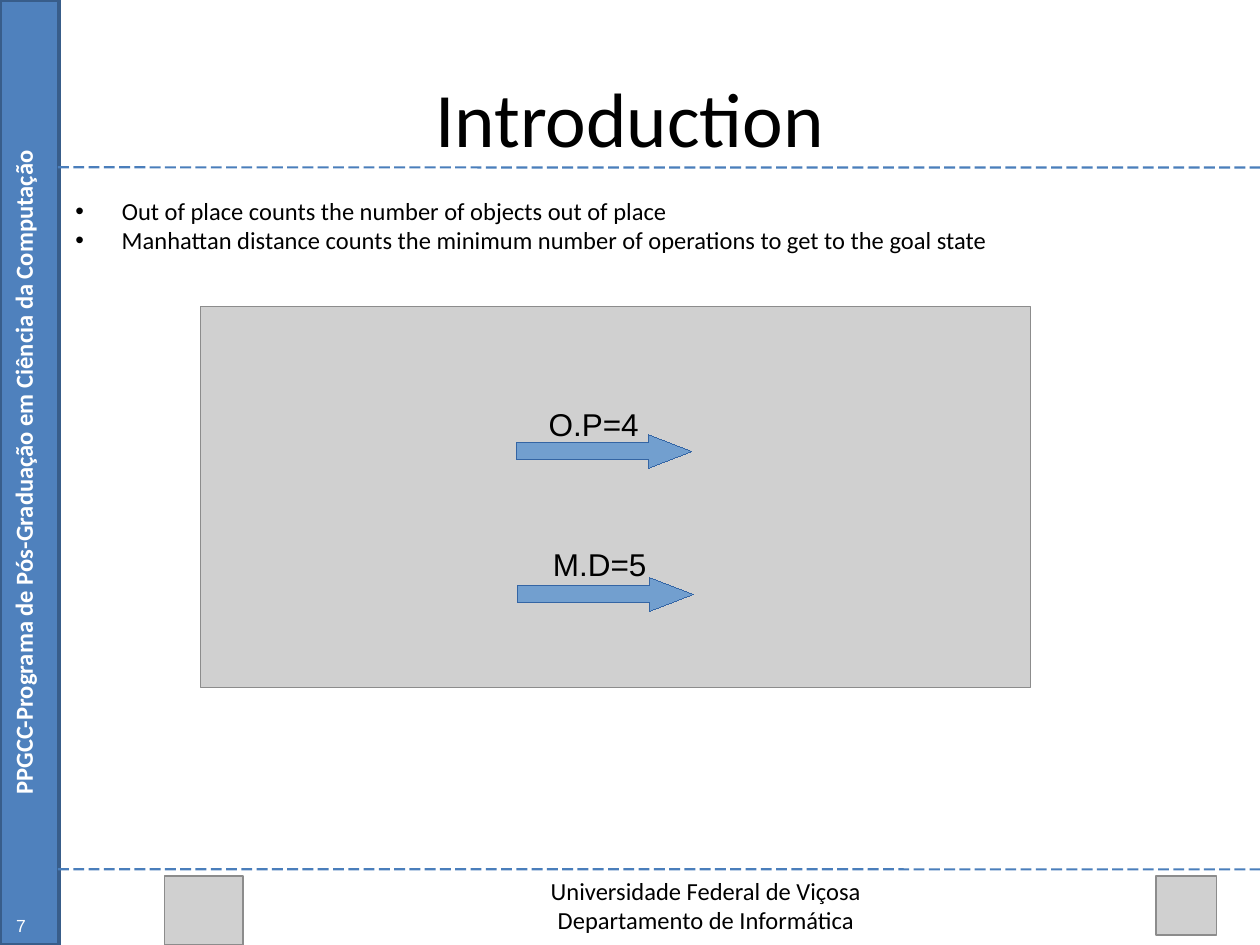
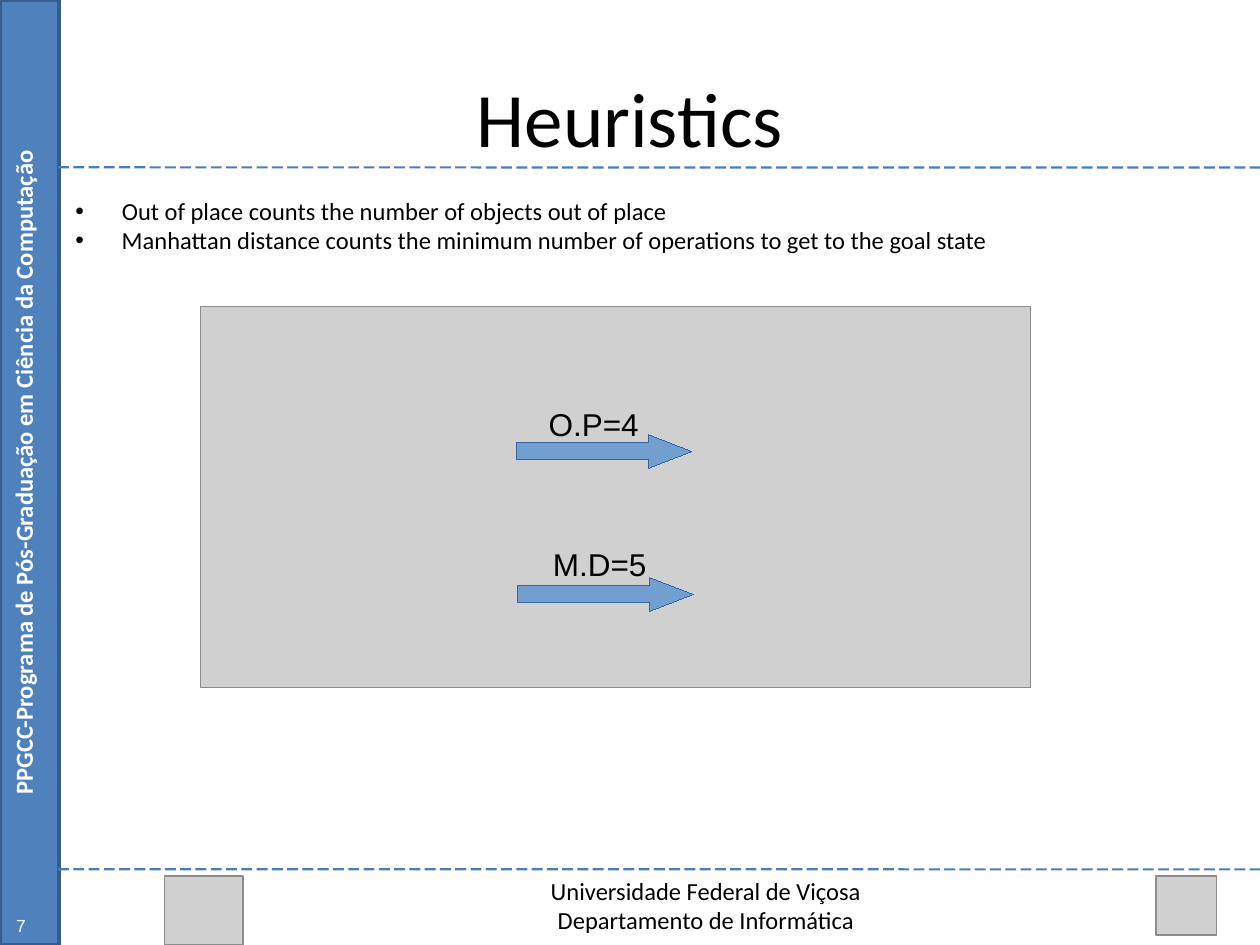
Before and after one commit to Marvinsky/research-marvin, a slide deck: slide 7 of latex/odp/selection heuristics.odp. Drawn at 1260x945 pixels with LibreOffice and Linux fonts; fonts in the diff are those of the drawing; grey boxes stand for pictures. Boxes give left, top, right and bottom in pixels: in the first picture for what was removed or moved away, otherwise in the second. Text is boxed around its words. In the diff, an @@ line names an element or a change of style, - is before the commit and + after.

Commit message:
12/09/15 update selection heuristics

```diff
--- a/latex/odp/selection heuristics.odp
+++ b/latex/odp/selection heuristics.odp
@@ text at box(477, 93, 783, 148): text changed @@
-Introduction
+Heuristics
```
Also in this commit, not shown: 3 other slides changed, 2 other files.
